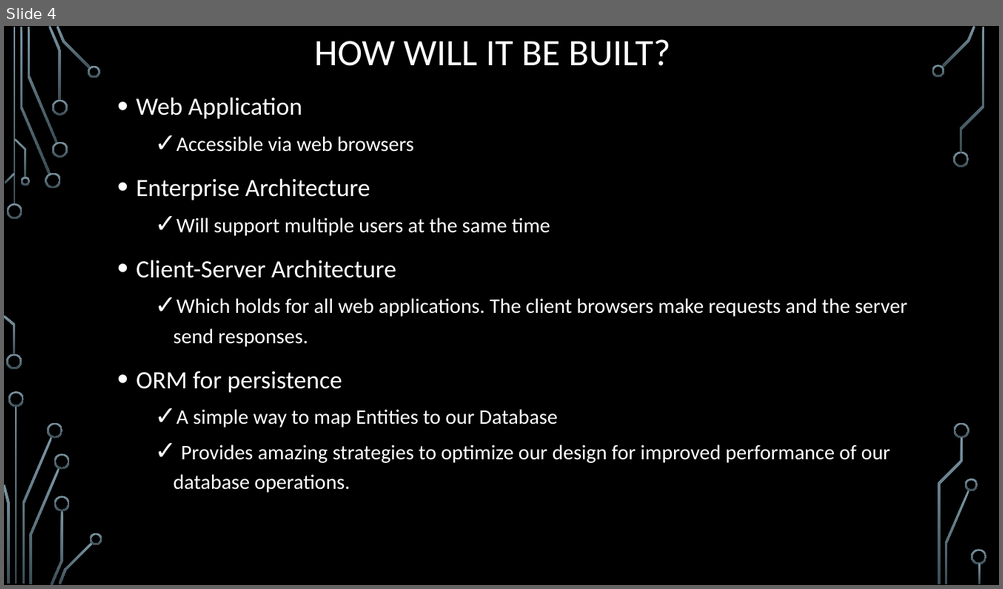
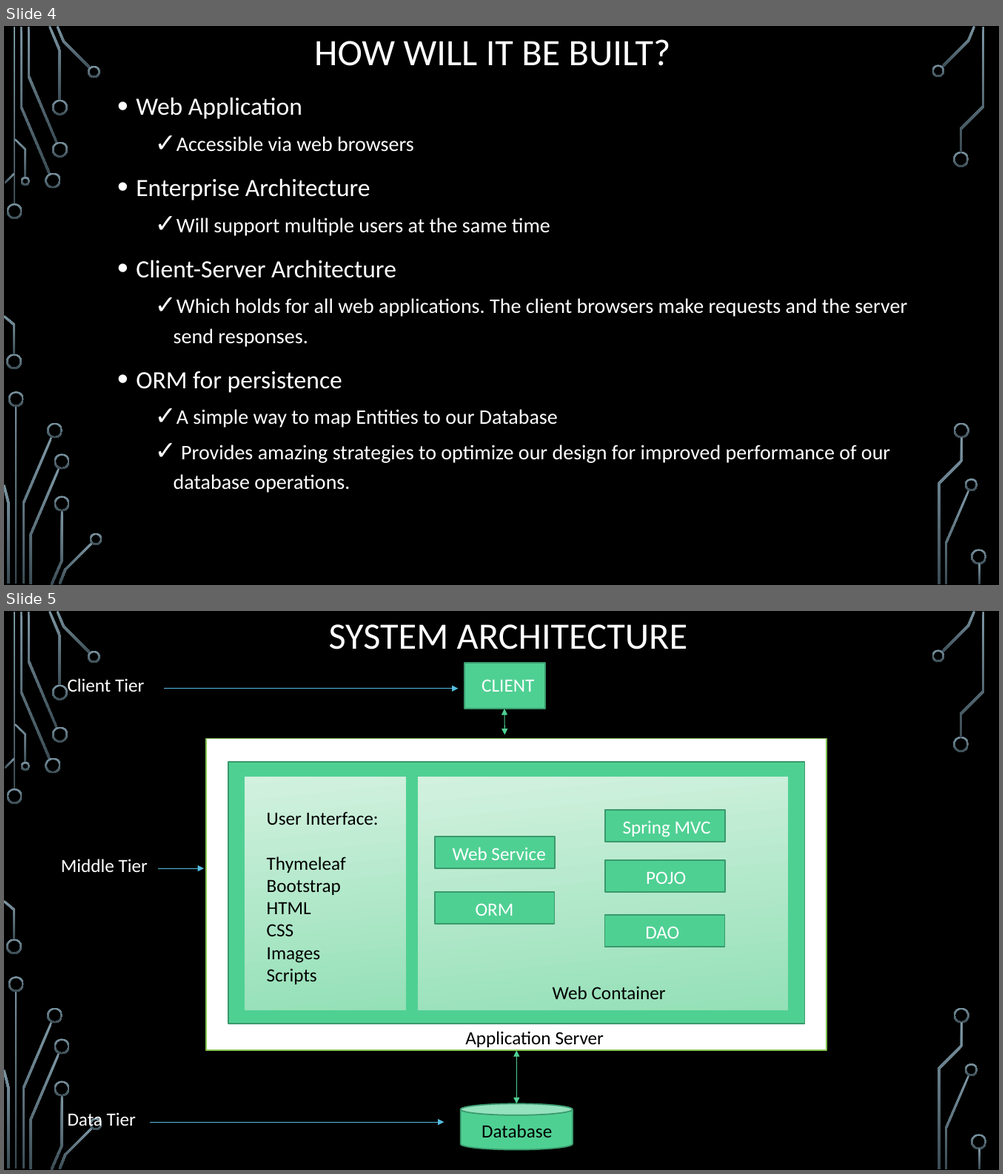
Before and after one commit to JohnLawal/SALMANS, a slide deck: Technical Documentation/projectpresentation.pptx. Shown one above the other, each under a label of ours: slide 4 before the commit, slides 4 and 5 after it. The pictures are 1003x589 and 1003x1174 pixels, drawn with LibreOffice and Linux fonts; fonts in the diff are those of the drawing; background and template pictures are left out. Boxes give left, top, right and bottom in pixels: in the first picture for what was removed or moved away, otherwise in the second. Text is boxed around its words. In the diff, an @@ line names an element or a change of style, - is before the commit and + after.

```diff
--- a/Technical Documentation/projectpresentation.pptx
+++ b/Technical Documentation/projectpresentation.pptx
@@ slide 5 added at box(4, 611, 999, 1170), background picture (left out); not listed: 36 template elements that a slide beside it also shows @@
@@ title added at box(329, 624, 687, 649), 36 pt, text #FFFFFF @@
+SYSTEM ARCHITECTURE
@@ rectangle added at box(464, 663, 545, 709), fill #4FD093, outline #3A9A6D 1.25 pt @@
@@ text added at box(68, 678, 144, 692), 18 pt, text #FFFFFF @@
+Client Tier
@@ arrow added from (164, 689) to (458, 689), #54BCDF 0.75 pt @@
@@ text added at box(481, 679, 534, 692), 18 pt, text #FFFFFF @@
+CLIENT
@@ double arrow added from (505, 709) to (505, 735), #4FD093 0.75 pt @@
@@ text added at box(61, 859, 148, 872), 18 pt, text #FFFFFF @@
+Middle Tier
@@ arrow added from (158, 869) to (204, 869), #54BCDF 0.75 pt @@
@@ group added at box(206, 738, 827, 1051): 9 rectangles, 8 texts @@
+User Interface:
+Thymeleaf
+Bootstrap
+HTML
+CSS
+Images
+Scripts
+Spring MVC
+POJO
+DAO
+Web Container
+Web Service
+ORM
+Application Server
@@ double arrow added from (517, 1051) to (517, 1104), #4FD093 0.75 pt @@
@@ text added at box(68, 1113, 136, 1130), 18 pt, text #FFFFFF @@
+Data Tier
@@ cylinder added at box(461, 1104, 572, 1150), fill #4FD093, outline #3A9A6D 1.25 pt @@
@@ arrow added from (151, 1123) to (444, 1123), #54BCDF 0.75 pt @@
@@ text added at box(481, 1125, 552, 1138), 18 pt, text #000000 @@
+Database
```
Also in this commit, not shown: 1 other slide added, 1 slide removed, 2 other files.
